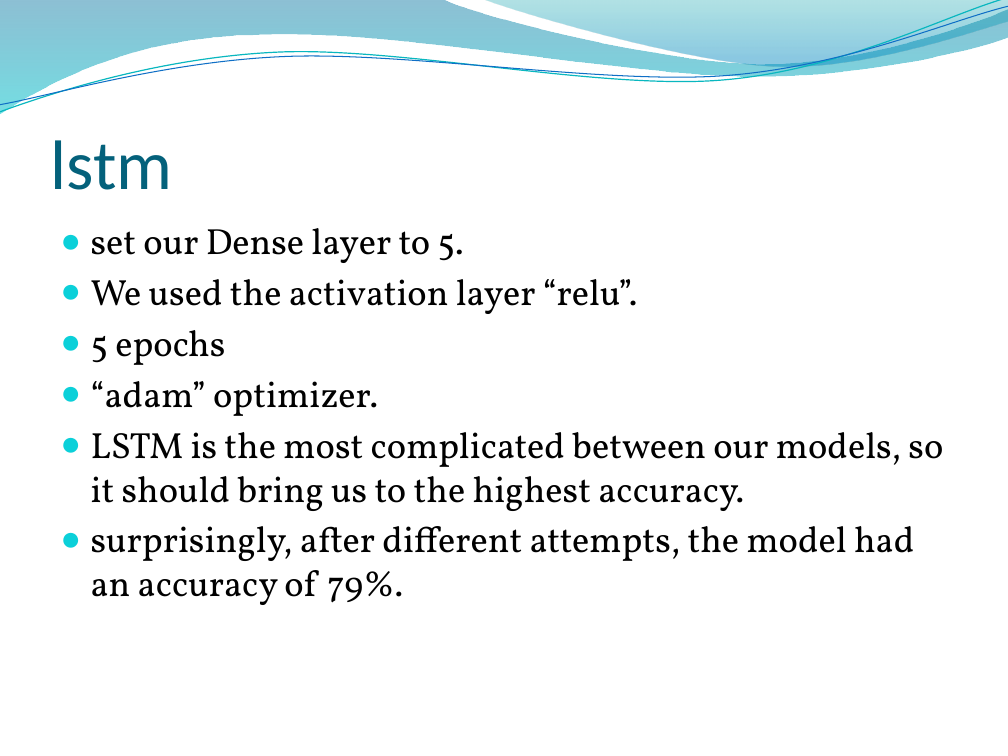
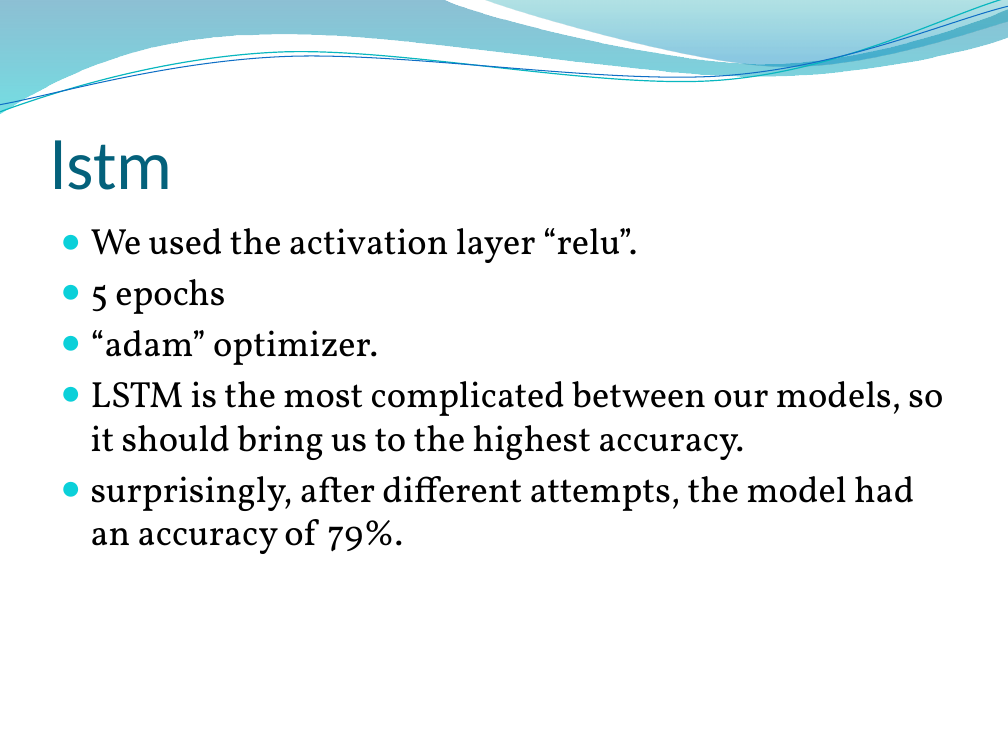
Before and after one commit to almogun9963/deep-learning-, a slide deck: slide 9 of Survival of Titanic Passengers.pptx. Drawn at 1008x756 pixels with LibreOffice and Linux fonts; fonts in the diff are those of the drawing; background and template pictures are left out. Boxes give left, top, right and bottom in pixels: in the first picture for what was removed or moved away, otherwise in the second. Text is boxed around its words. In the diff, an @@ line names an element or a change of style, - is before the commit and + after.

```diff
--- a/Survival of Titanic Passengers.pptx
+++ b/Survival of Titanic Passengers.pptx
@@ text at <box>91,228,464,263</box>: paragraph removed @@
-● set our Dense layer to 5.
```
Also in this commit, not shown: 3 other slides changed.
